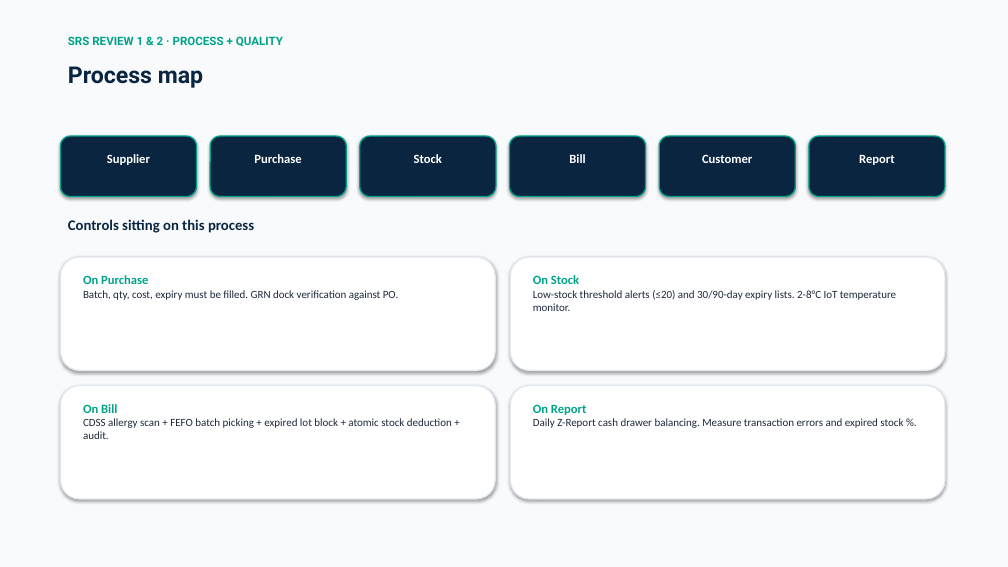
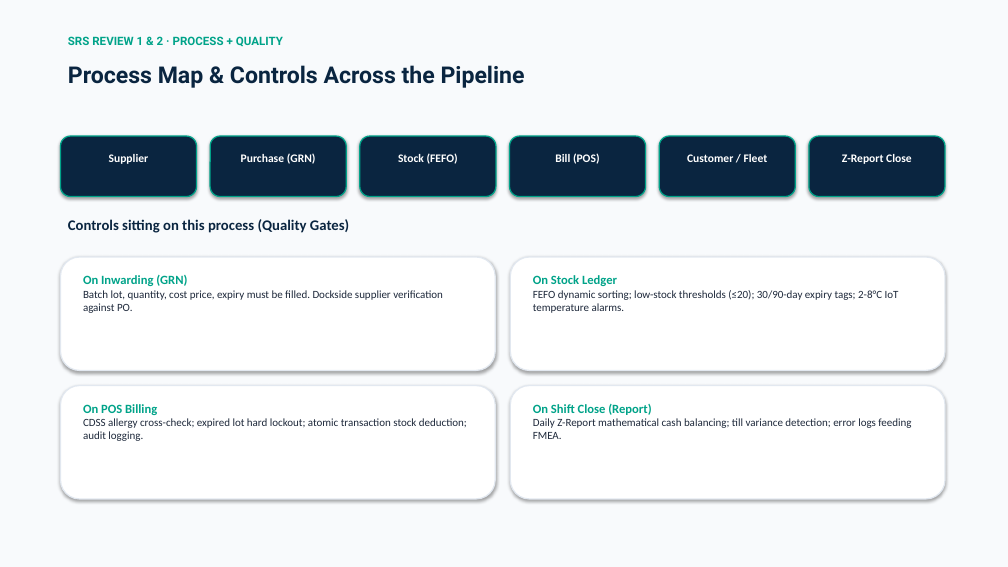
Before and after one commit to Piyush7251/Pharmacy_Management_System, a slide deck: slide 4 of AegisPharm_TQM_Presentation_Piyush_Bhatt.pptx. Drawn at 1008x567 pixels with LibreOffice and Linux fonts; fonts in the diff are those of the drawing. Boxes give left, top, right and bottom in pixels: in the first picture for what was removed or moved away, otherwise in the second. Text is boxed around its words. In the diff, an @@ line names an element or a change of style, - is before the commit and + after.

```diff
--- a/AegisPharm_TQM_Presentation_Piyush_Bhatt.pptx
+++ b/AegisPharm_TQM_Presentation_Piyush_Bhatt.pptx
@@ text at box(68, 65, 525, 88): text changed @@
-Process map
+Process Map & Controls Across the Pipeline
@@ text "Supplier" at box(109, 154, 149, 164): size 12 to 11 pt @@
@@ text at box(241, 153, 316, 164): text changed; size 12 to 11 pt @@
-Purchase
+Purchase (GRN)
@@ text at box(398, 153, 458, 164): text changed; size 12 to 11 pt @@
-Stock
+Stock (FEFO)
@@ text at box(555, 153, 600, 164): text changed; size 12 to 11 pt @@
-Bill
+Bill (POS)
@@ text at box(687, 154, 768, 162): text changed; size 12 to 11 pt @@
-Customer
+Customer / Fleet
@@ text at box(842, 154, 912, 164): text changed; size 12 to 11 pt @@
-Report
+Z-Report Close
@@ text at box(68, 219, 349, 233): text changed @@
-Controls sitting on this process
+Controls sitting on this process (Quality Gates)
@@ text at box(83, 275, 443, 313): text changed @@
-On Purchase
-Batch, qty, cost, expiry must be filled. GRN dock verification against PO.
+On Inwarding (GRN)
+Batch lot, quantity, cost price, expiry must be filled. Dockside supplier verification against PO.
@@ text at box(533, 275, 899, 313): text changed @@
-On Stock
-Low-stock threshold alerts (≤20) and 30/90-day expiry lists. 2-8°C IoT temperature monitor.
+On Stock Ledger
+FEFO dynamic sorting; low-stock thresholds (≤20); 30/90-day expiry tags; 2-8°C IoT temperature alarms.
@@ text at box(83, 404, 467, 441): text changed @@
-On Bill
-CDSS allergy scan + FEFO batch picking + expired lot block + atomic stock deduction + audit.
+On POS Billing
+CDSS allergy cross-check; expired lot hard lockout; atomic transaction stock deduction; audit logging.
@@ text at box(533, 404, 911, 439): text changed @@
-On Report
-Daily Z-Report cash drawer balancing. Measure transaction errors and expired stock %.
+On Shift Close (Report)
+Daily Z-Report mathematical cash balancing; till variance detection; error logs feeding FMEA.
```
Also in this commit, not shown: 10 other slides changed, 7 slides added, 68 slides removed, 2 other files.
